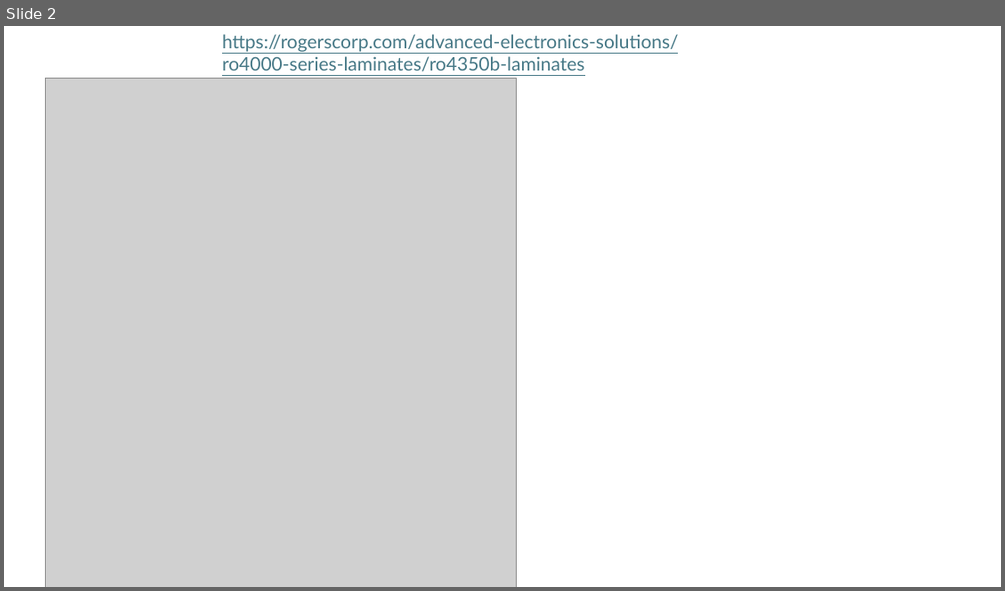
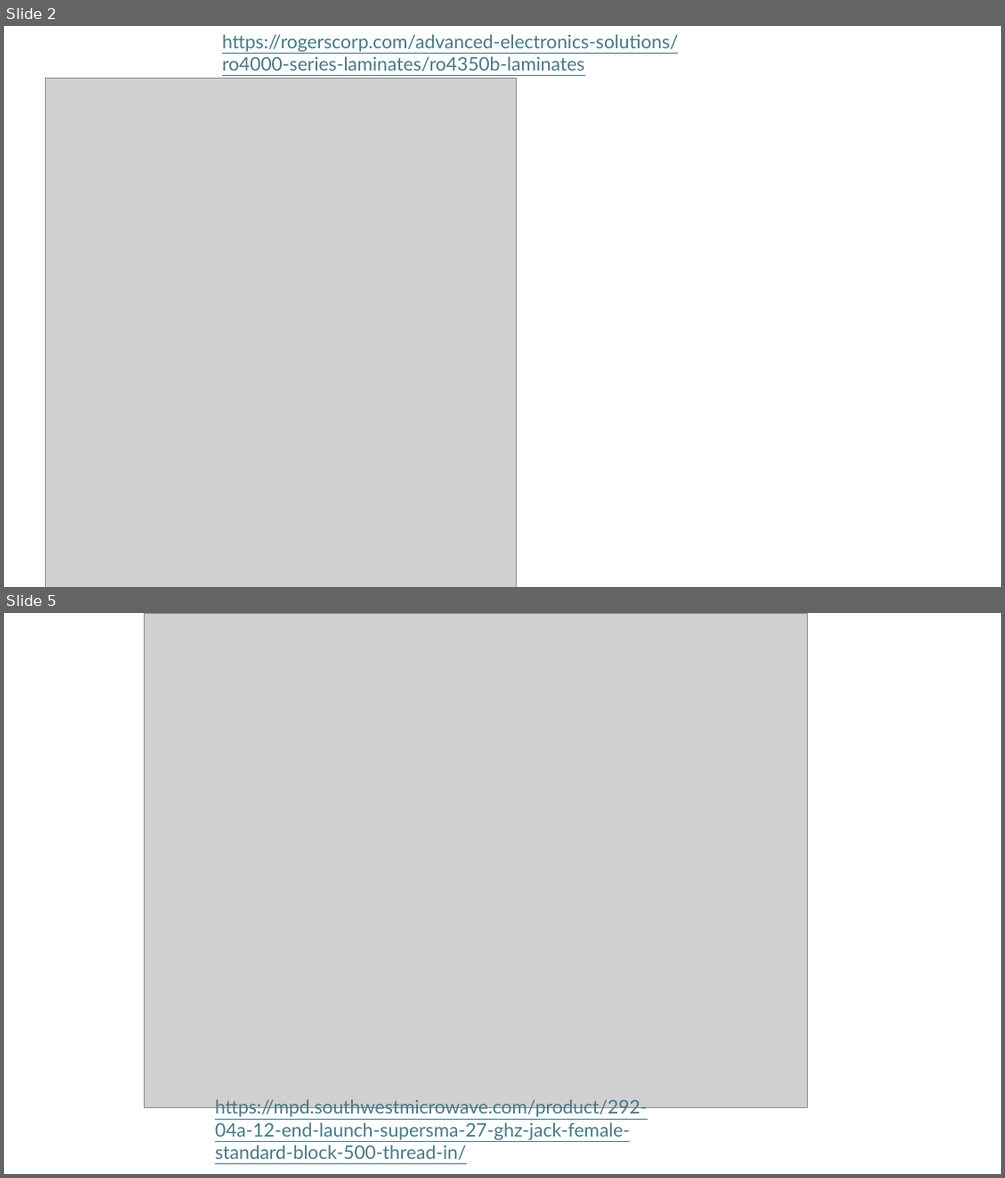
Before and after one commit to lafefspietz/sp3t-ecal, a slide deck: CPWG.pptx. Shown one above the other, each under a label of ours: slide 2 before the commit, slides 2 and 5 after it; the slides between them are not shown. The pictures are 1005x591 and 1005x1178 pixels, drawn with LibreOffice and Linux fonts; fonts in the diff are those of the drawing; grey boxes stand for pictures. Boxes give left, top, right and bottom in pixels: in the first picture for what was removed or moved away, otherwise in the second. Text is boxed around its words. In the diff, an @@ line names an element or a change of style, - is before the commit and + after.

Commit message:
adding SOL standards and switch as DUT board

```diff
--- a/CPWG.pptx
+++ b/CPWG.pptx
@@ slide 5 added at <box>4,613,1001,1174</box>, background #FFFFFF @@
@@ picture added at <box>144,613,807,1107</box> @@
@@ text added at <box>215,1099,647,1159</box>, 18 pt, text #467886, underline @@
+https://mpd.southwestmicrowave.com/product/292-04a-12-end-launch-supersma-27-ghz-jack-female-standard-block-500-thread-in/
```
Also in this commit, not shown: 4 other slides added, 1 slide removed, 39 other files.
